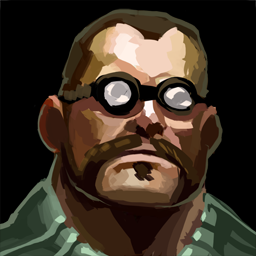
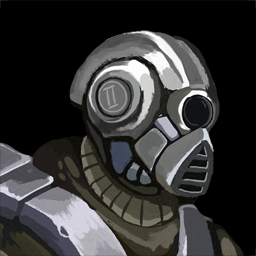
Comparing the layer stacks of the two 256px x 256px images. Changes:
renamed "Слой 1" to "1", painted on it over [0, 8, 256, 256]
painted on "f" over [0, 0, 256, 256]
painted on "bg" over [0, 0, 256, 256]
